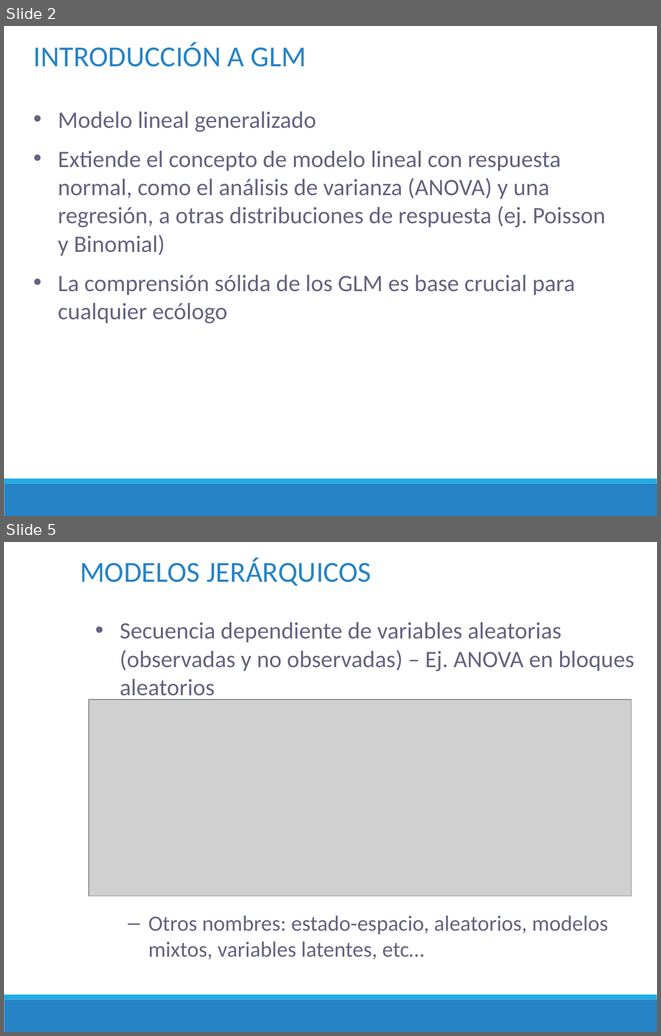
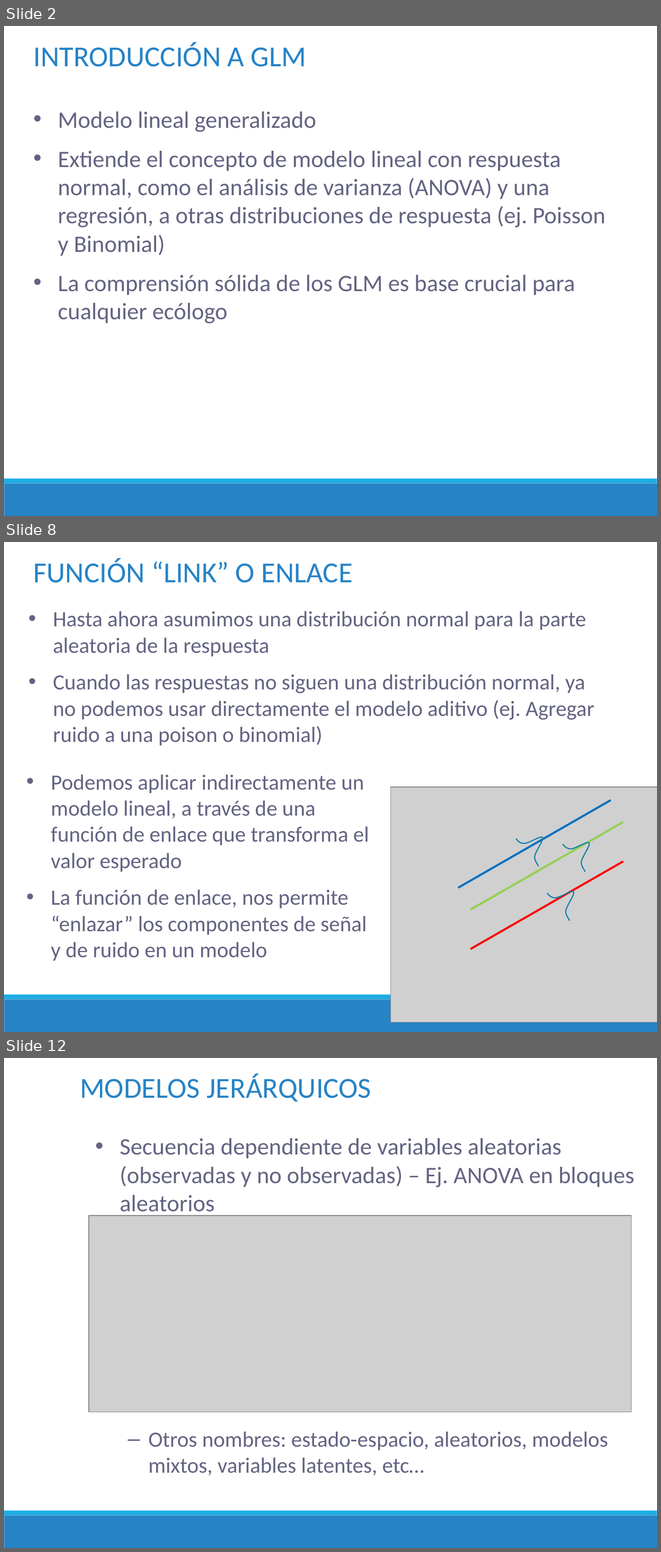
Before and after one commit to DrIgoA/Curso-Ocupacion23, a slide deck: ppt/Modulo 4_Ocupacion2023.pptx. Shown one above the other, each under a label of ours: slides 2 and 5 before the commit, slides 2, 8 and 12 after it; the slides between them are not shown. The pictures are 661x1036 and 661x1552 pixels, drawn with LibreOffice and Linux fonts; fonts in the diff are those of the drawing; grey boxes stand for pictures. Boxes give left, top, right and bottom in pixels: in the first picture for what was removed or moved away, otherwise in the second. Text is boxed around its words. In the diff, an @@ line names an element or a change of style, - is before the commit and + after.

```diff
--- a/ppt/Modulo 4_Ocupacion2023.pptx
+++ b/ppt/Modulo 4_Ocupacion2023.pptx
@@ slide 8 added at <box>4,542,657,1032</box>, background #FFFFFF; not listed: 2 template elements that a slide beside it also shows @@
@@ text added at <box>34,558,352,583</box>, 32 pt, text #2683C6 @@
+FUNCIÓN “LINK” O ENLACE
@@ text added at <box>53,611,594,746</box>, 24 pt, text #636382 @@
+• Hasta ahora asumimos una distribución normal para la parte aleatoria de la respuesta
+• Cuando las respuestas no siguen una distribución normal, ya no podemos usar directamente el modelo aditivo (ej. Agregar ruido a una poison o binomial)
@@ text added at <box>51,774,369,961</box>, 24 pt, text #636382 @@
+• Podemos aplicar indirectamente un modelo lineal, a través de una función de enlace que transforma el valor esperado
+• La función de enlace, nos permite “enlazar” los componentes de señal y de ruido en un modelo
@@ group added at <box>390,787,657,1022</box>: 3 lines, 3 freeform shapes, 1 picture @@
@@ what was slide 5 is now slide 12 @@
```
Also in this commit, not shown: 2 slides changed, 6 other slides added, 2 other files.
